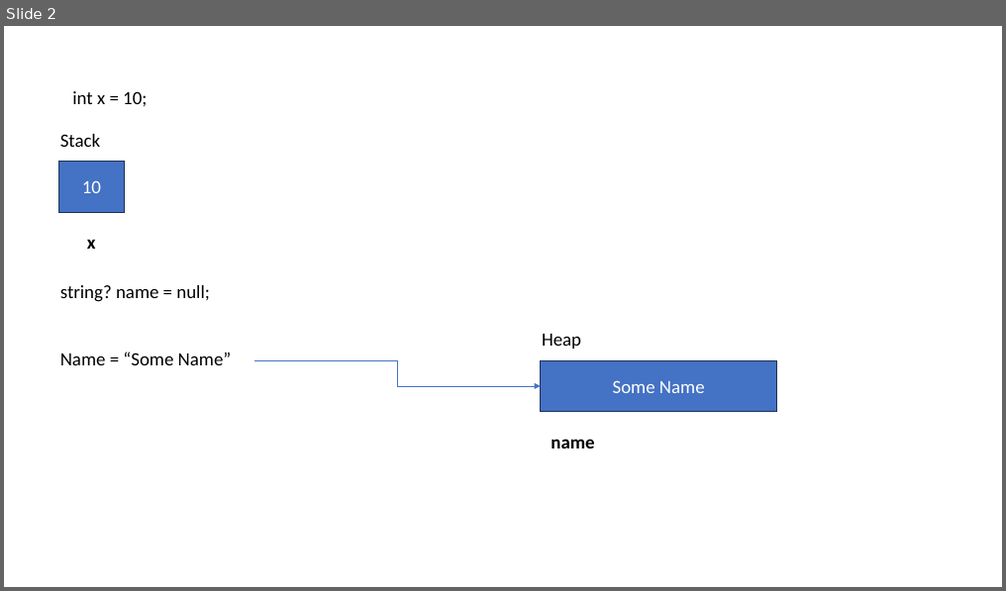
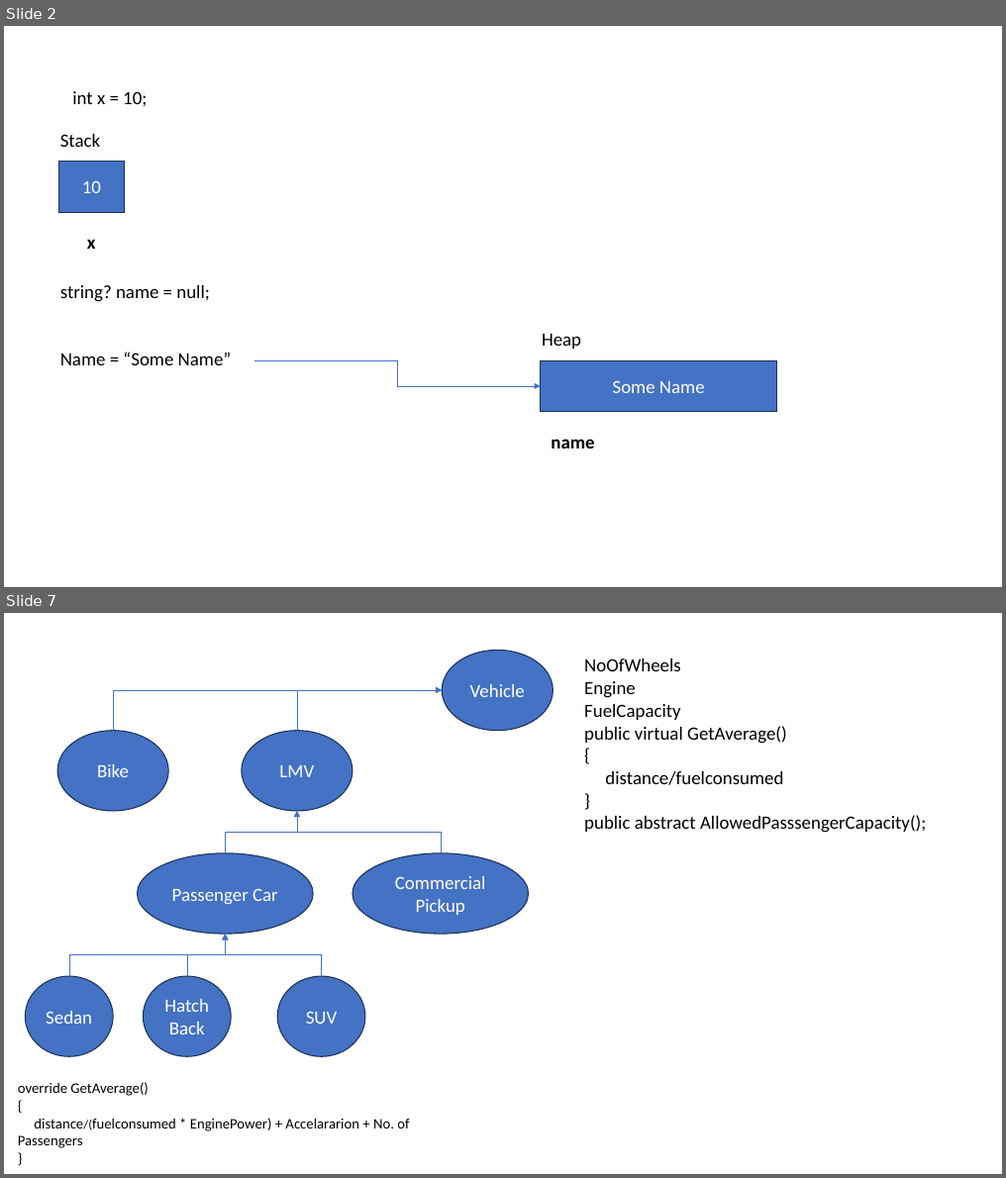
Before and after one commit to maheshsabnis/capita_sept_2023_Oct, a slide deck: Images.pptx. Shown one above the other, each under a label of ours: slide 2 before the commit, slides 2 and 7 after it; the slides between them are not shown. The pictures are 1006x591 and 1006x1178 pixels, drawn with LibreOffice and Linux fonts; fonts in the diff are those of the drawing. Boxes give left, top, right and bottom in pixels: in the first picture for what was removed or moved away, otherwise in the second. Text is boxed around its words. In the diff, an @@ line names an element or a change of style, - is before the commit and + after.

```diff
--- a/Images.pptx
+++ b/Images.pptx
@@ slide 7 added at (x1=4, y1=613, x2=1002, y2=1174), background #FFFFFF @@
@@ ellipse added at (x1=442, y1=650, x2=552, y2=731), fill #4472C4, outline #1E3256 1 pt, 18 pt, text #FFFFFF @@
+Vehicle
@@ text added at (x1=584, y1=659, x2=926, y2=833), 18 pt, text #000000 @@
+NoOfWheels
+Engine
+FuelCapacity
+public virtual GetAverage()
+{
+distance/fuelconsumed
+}
+public abstract AllowedPasssengerCapacity();
@@ elbow arrow added from (113, 731) to (442, 690), #4472C4 0.5 pt @@
@@ elbow arrow added from (297, 731) to (442, 690), #4472C4 0.5 pt @@
@@ ellipse added at (x1=57, y1=731, x2=168, y2=811), fill #4472C4, outline #1E3256 1 pt, 18 pt, text #FFFFFF @@
+Bike
@@ ellipse added at (x1=242, y1=731, x2=352, y2=811), fill #4472C4, outline #1E3256 1 pt, 18 pt, text #FFFFFF @@
+LMV
@@ elbow arrow added from (225, 854) to (297, 811), #4472C4 0.5 pt @@
@@ elbow arrow added from (441, 854) to (297, 811), #4472C4 0.5 pt @@
@@ ellipse added at (x1=138, y1=854, x2=313, y2=934), fill #4472C4, outline #1E3256 1 pt, 18 pt, text #FFFFFF @@
+Passenger Car
@@ ellipse added at (x1=352, y1=854, x2=529, y2=934), fill #4472C4, outline #1E3256 1 pt, 18 pt, text #FFFFFF @@
+Commercial Pickup
@@ elbow arrow added from (69, 976) to (225, 934), #4472C4 0.5 pt @@
@@ elbow arrow added from (187, 976) to (225, 934), #4472C4 0.5 pt @@
@@ elbow arrow added from (322, 976) to (225, 934), #4472C4 0.5 pt @@
@@ ellipse added at (x1=25, y1=976, x2=113, y2=1057), fill #4472C4, outline #1E3256 1 pt, 18 pt, text #FFFFFF @@
+Sedan
@@ ellipse added at (x1=144, y1=976, x2=231, y2=1057), fill #4472C4, outline #1E3256 1 pt, 18 pt, text #FFFFFF @@
+HatchBack
@@ ellipse added at (x1=277, y1=976, x2=364, y2=1057), fill #4472C4, outline #1E3256 1 pt, 18 pt, text #FFFFFF @@
+SUV
@@ text added at (x1=18, y1=1082, x2=409, y2=1149), 14 pt, text #000000 @@
+override GetAverage()
+{
+distance/(fuelconsumed * EnginePower) + Accelararion + No. of Passengers
+}
```
Also in this commit, not shown: 5 other slides added, 17 other files.
